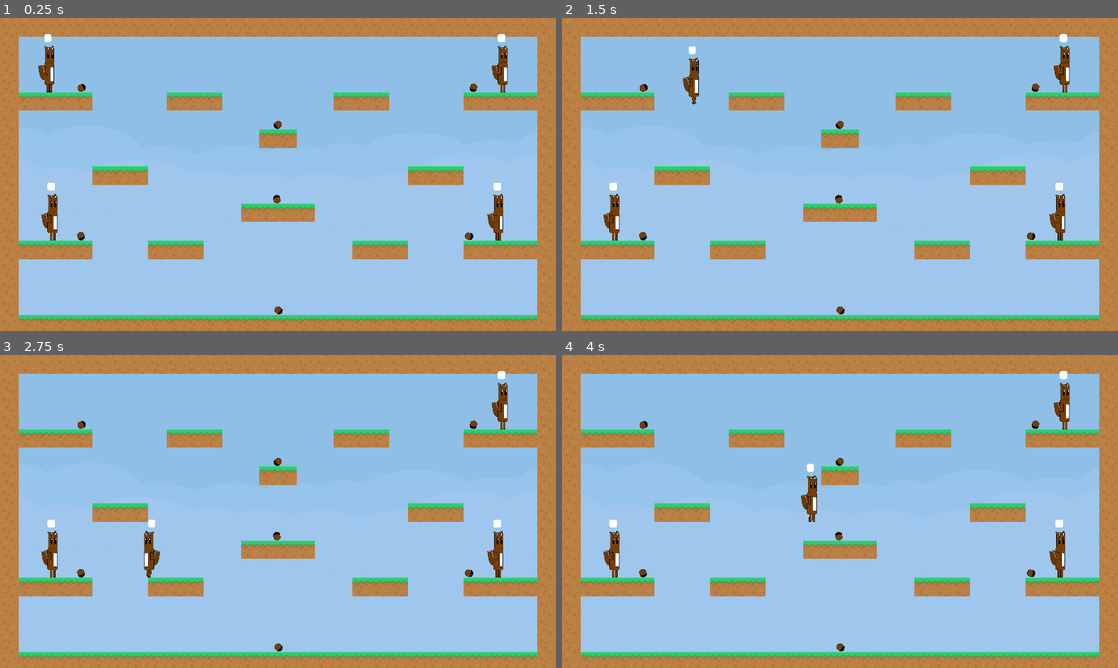
Above: before the commit, frames 1-4 (two rows, left to right).
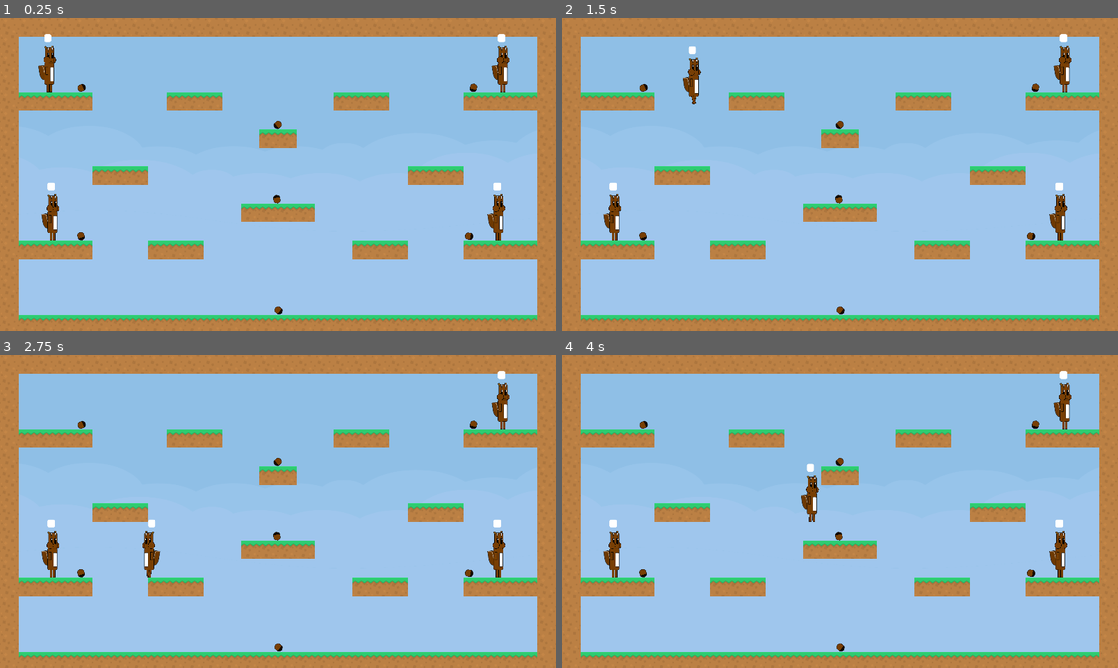
Above: after the commit, the same moments.

Repository: the-g-force/GGJ24
Game: Godot game, scene res://world/world.tscn
Two runs of this game, one before a commit and one after it. Both use one fixed random seed, a clock stepped at 60 frames per second and the inputs below. This scene is started directly instead of the project's main scene.
Inputs:
- Up to frame 1 (0.25 s): no input
- Up to frame 2 (1.5 s): tap Enter at 0.5 s; hold Z 0.53-1.28 s; hold D from 0.53 s (still down); tap Space at 0.77 s; tap Z at 1.35 s
- Up to frame 3 (2.75 s): tap Space at 1.52 s; release D at 2.03 s; hold A from 2.03 s (still down); hold Z from 2.03 s (still down)
- Up to frame 4 (4 s): release A at 2.78 s; release Z at 2.78 s; hold D from 2.78 s (still down); tap Z at 2.85 s; tap Space at 3.02, 3.77 s; hold Z from 3.53 s (still down)

The runs differ from the first frame. In frame 1, less than 0.1% of the frame differs, in the area x 7-92%, y 12-62%; in frame 2, less than 0.1%; in frame 3, less than 0.1%, in the area x 8-92%, y 12-62%; in frame 4, less than 0.1%.

Commit message:
Create new cover image

Diff:
--- a/project/player/player.tscn
+++ b/project/player/player.tscn
@@ -278,11 +278,13 @@
 [node name="Cheek_Right" type="Marker2D" parent="SpriteHolder/StandingSprite"]
 position = Vector2(-1, -31)
 script = ExtResource("3_8k74h")
+radius = 12.0
 
 [node name="Cheek_Left" type="Marker2D" parent="SpriteHolder/StandingSprite"]
 z_index = -2
 position = Vector2(19, -31)
 script = ExtResource("3_8k74h")
+radius = 12.0
 
 [node name="Leg_Right" type="Sprite2D" parent="SpriteHolder/StandingSprite"]
 position = Vector2(2, 51)
--- a/project/start/start_screen.tscn
+++ b/project/start/start_screen.tscn
@@ -1,9 +1,8 @@
-[gd_scene load_steps=21 format=3 uid="uid://c6jxu352brs6v"]
+[gd_scene load_steps=17 format=3 uid="uid://c6jxu352brs6v"]
 
 [ext_resource type="Script" path="res://start/start_screen.gd" id="1_p7173"]
 [ext_resource type="Shader" path="res://start/start_screen.gdshader" id="2_2hxma"]
 [ext_resource type="FontFile" uid="uid://d3mue5uggm4qm" path="res://luckiest_guy.ttf" id="2_pc50c"]
-[ext_resource type="Texture2D" uid="uid://dse4vugnod2sc" path="res://common/blue_land.png" id="3_npeno"]
 [ext_resource type="AudioStream" uid="uid://dnkubyijnqrjq" path="res://start/menu_theme.ogg" id="3_rdoso"]
 [ext_resource type="PackedScene" uid="uid://1yejph8y06w7" path="res://start/player_banner.tscn" id="3_xdy6d"]
 
@@ -52,8 +51,8 @@
 
 [sub_resource type="ShaderMaterial" id="ShaderMaterial_hvwba"]
 shader = ExtResource("2_2hxma")
-shader_parameter/from = Color(1, 0, 0, 1)
-shader_parameter/to = Color(1, 0, 1, 1)
+shader_parameter/from = Color(1, 0.727383, 0, 1)
+shader_parameter/to = Color(1, 0, 0.272617, 1)
 
 [sub_resource type="LabelSettings" id="LabelSettings_x36hn"]
 font = ExtResource("2_pc50c")
@@ -72,6 +71,7 @@
 font_size = 32
 
 [sub_resource type="Animation" id="Animation_s82u6"]
+resource_name = "gradient"
 length = 4.0
 loop_mode = 1
 tracks/0/type = "value"
@@ -99,33 +99,9 @@
 "values": [Color(1, 0, 1, 1), Color(0, 0, 1, 1), Color(1, 1, 0, 1), Color(1, 0, 0, 1)]
 }
 
-[sub_resource type="Gradient" id="Gradient_fe0fo"]
-colors = PackedColorArray(1, 0, 0, 1, 1, 0, 1, 1)
-
-[sub_resource type="Gradient" id="Gradient_q5ica"]
-colors = PackedColorArray(1, 0, 1, 1, 0, 0, 1, 1)
-
-[sub_resource type="Animation" id="Animation_fldfv"]
-resource_name = "gradient"
-length = 2.0
-loop_mode = 1
-tracks/0/type = "value"
-tracks/0/imported = false
-tracks/0/enabled = true
-tracks/0/path = NodePath("TextureRect:texture:gradient")
-tracks/0/interp = 1
-tracks/0/loop_wrap = true
-tracks/0/keys = {
-"times": PackedFloat32Array(0, 1),
-"transitions": PackedFloat32Array(1, 1),
-"update": 0,
-"values": [SubResource("Gradient_fe0fo"), SubResource("Gradient_q5ica")]
-}
-
 [sub_resource type="AnimationLibrary" id="AnimationLibrary_hcj3e"]
 _data = {
-"RESET": SubResource("Animation_s82u6"),
-"gradient": SubResource("Animation_fldfv")
+"gradient": SubResource("Animation_s82u6")
 }
 
 [node name="StartScreen" type="Control"]
@@ -138,7 +114,7 @@
 theme = SubResource("Theme_ad8we")
 script = ExtResource("1_p7173")
 
-[node name="TextureRect" type="TextureRect" parent="."]
+[node name="TextureRect" type="ColorRect" parent="."]
 modulate = Color(0.486275, 0.490196, 0.458824, 1)
 material = SubResource("ShaderMaterial_hvwba")
 layout_mode = 1
@@ -147,7 +123,6 @@
 anchor_bottom = 1.0
 grow_horizontal = 2
 grow_vertical = 2
-texture = ExtResource("3_npeno")
 
 [node name="Title" type="VBoxContainer" parent="."]
 layout_mode = 1
@@ -259,7 +234,7 @@
 libraries = {
 "": SubResource("AnimationLibrary_hcj3e")
 }
-autoplay = "RESET"
+autoplay = "gradient"
 
 [connection signal="pressed" from="MenuButtons/QuitButton" to="." method="_on_quit_button_pressed"]
 [connection signal="toggled" from="MenuButtons/MuteMusicButton" to="." method="_on_mute_music_button_toggled"]
Not shown, changed: press/screenshot_1024x768.png
